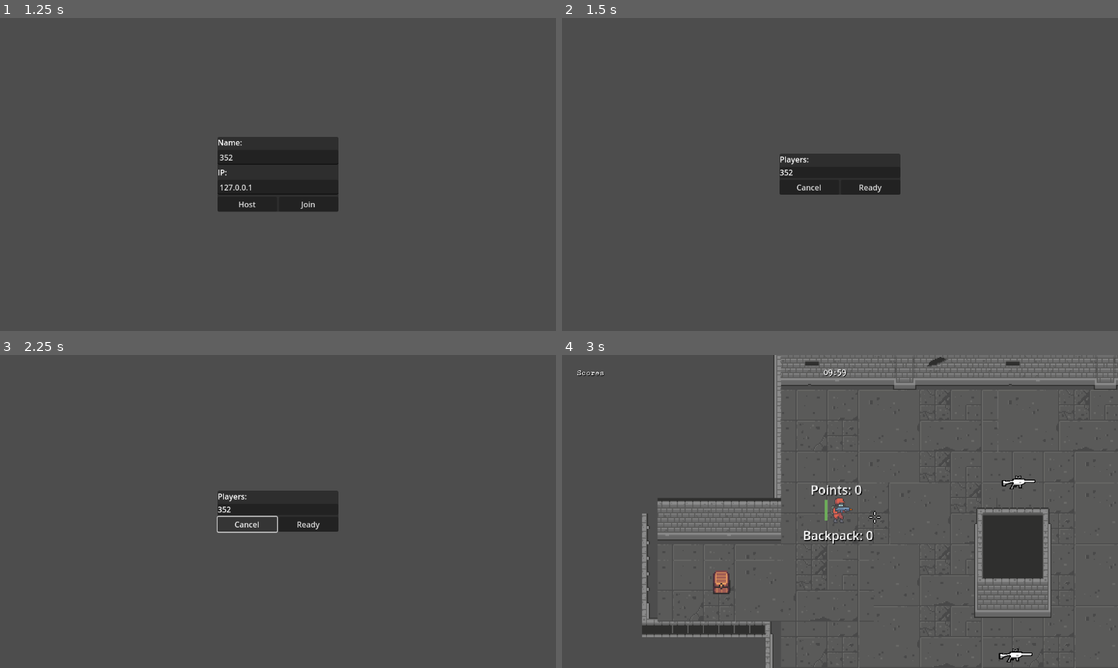
Above: before the commit, frames 1-4 (two rows, left to right).
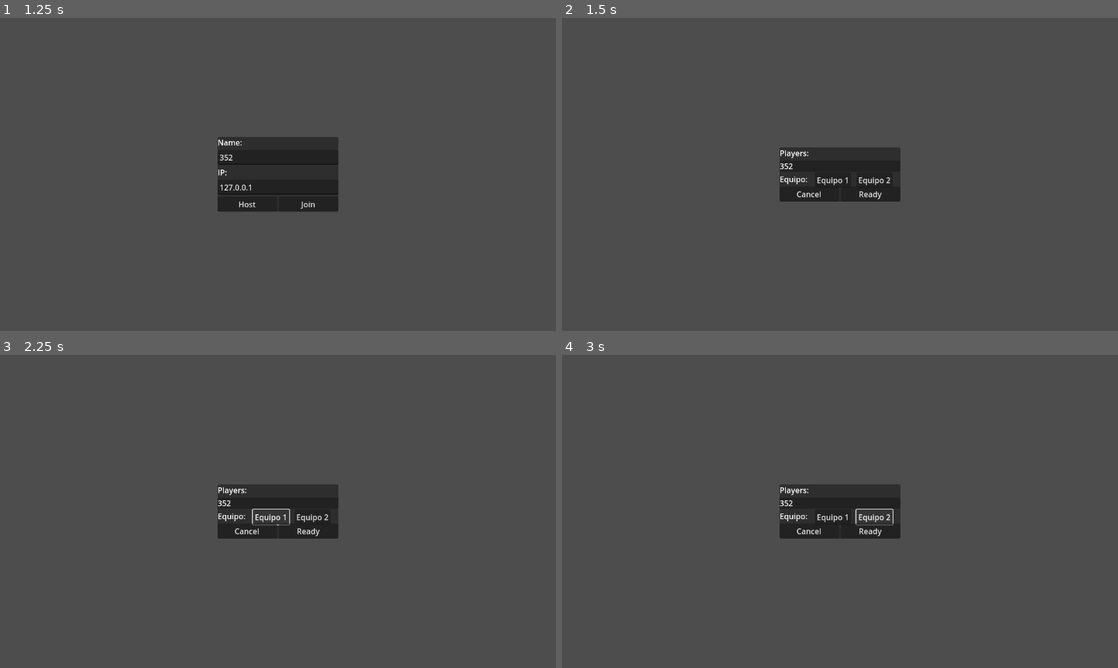
Above: after the commit, the same moments.

Repository: Milwer7/Tiamat-Studios-Game
Game: Godot game, scene res://scenes/start_menu.tscn
The game is run twice, just before and just after one commit, with the same random seed, the same clock (stepped at 60 frames per second) and the same inputs.
Inputs (mouse positions are in pixels of both pictures, inside the frame that each line leads up to):
- Up to frame 1 (1.25 s): tap Enter at 0.5 s; move the mouse to (400, 158) at 0.52 s; hold D (move_right) from 0.53 s (still down); hold Enter from 0.53 s (still down)
- Up to frame 2 (1.5 s): release D (move_right) at 1.25 s; release Enter at 1.25 s; click "Host" at 1.25 s
- Up to frame 3 (2.25 s): click (272, 517) at 2 s, where only the run after the commit has a clickable "Equipo 1"
- Up to frame 4 (3 s): click (873, 517) at 2.75 s, where only the run after the commit has a clickable "Equipo 2"

Frame 1 is identical in both runs. In frame 2, 1.4% of the frame differs, in the area x 39-61%, y 41-59%; in frame 3, 1.5%; in frame 4, 18%, in the area x 2-100%, y 0-100%.
Error before the commit: Cannot call method 'get_unique_id' on a null value. (res://scripts/lobby.gd:98)

Commit message:
a

Diff:
--- a/scenes/lobby.tscn
+++ b/scenes/lobby.tscn
@@ -80,6 +80,27 @@
 unique_name_in_owner = true
 layout_mode = 2
 
+[node name="TeamSelector" type="Label" parent="PanelContainer/MarginContainer/Pending"]
+layout_mode = 2
+text = "Equipo:
+"
+
+[node name="Button" type="Button" parent="PanelContainer/MarginContainer/Pending/TeamSelector"]
+layout_mode = 0
+offset_left = 73.0
+offset_top = -2.0
+offset_right = 148.0
+offset_bottom = 29.0
+text = "Equipo 1"
+
+[node name="Button2" type="Button" parent="PanelContainer/MarginContainer/Pending/TeamSelector"]
+layout_mode = 0
+offset_left = 159.0
+offset_top = -2.0
+offset_right = 234.0
+offset_bottom = 29.0
+text = "Equipo 2"
+
 [node name="HBoxContainer" type="HBoxContainer" parent="PanelContainer/MarginContainer/Pending"]
 layout_mode = 2
 
--- a/scripts/lobby.gd
+++ b/scripts/lobby.gd
@@ -17,7 +17,9 @@
 @onready var go = $PanelContainer/MarginContainer/Pending/HBoxContainer/Go
 
 @onready var info = $PanelContainer/MarginContainer/Start/Info
-
+@onready var button = $PanelContainer/MarginContainer/Pending/TeamSelector/Button
+@onready var button_2 = $PanelContainer/MarginContainer/Pending/TeamSelector/Button2
+var connectedPlayers = {}
 
 # { id: true }
 var status = { 1 : false }
--- a/scripts/main.gd
+++ b/scripts/main.gd
@@ -18,6 +18,7 @@
 		player.name = str(id)
 		player.global_position = marker.global_position
 		player.scale = Vector2(0.8,0.8)
+		player.team = Game.playerTeams
 		players.add_child(player)
 		player.scores_updated.connect(on_scores_updated)
 		player.init(id)
--- a/scripts/player.gd
+++ b/scripts/player.gd
@@ -30,6 +30,7 @@
 var collected : Array = []
 var starting_point = Vector2.ZERO
 var on_healing_area = false
+var team
 
 #export(PackedScene) var Bullet
 #var Bullet = PackedScene.new()
Not shown, changed: Tiamat Studios Game.exe
